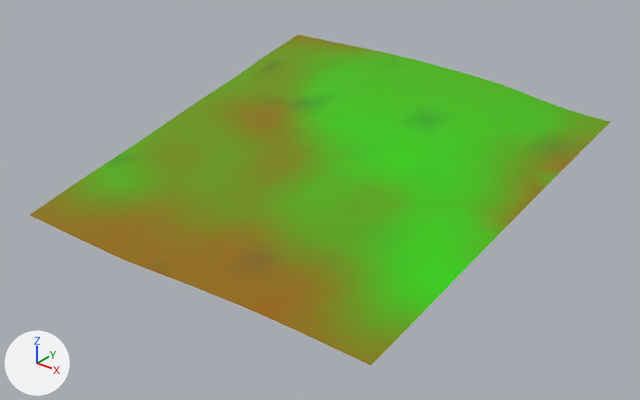
Two versions of the glTF model games/yorimichi/assets/belmonte/meshes/SM_BM_BT_Terrain_7_2.glb, one commit apart.
The view is the same before and after, from a 50 mm lens placed at (1208.0, -355.0, 224.0), pointed at (900.0, 29.0, -14.0). Arrows for +X, +Y and +Z are at lower left; the lights stay in place. The older version comes first.

Script lines for the objects in view, before the commit:
```python
me_sm_bt_terrain_7_2 = bpy.data.meshes.new('SM_BT_Terrain_7_2')
me_sm_bt_terrain_7_2.from_pydata(...)  # 534 vertices, 976 faces; spans x 768.0..1024.0, y -88.0..168.0, z -20.0..38.0
me_sm_bt_terrain_7_2.materials.append(mat_bm_000_m_terrain_051)
ob_sm_bm_bt_terrain_7_2 = bpy.data.objects.new('SM_BM_BT_Terrain_7_2', me_sm_bt_terrain_7_2)
ob_sm_bm_bt_terrain_7_2.location = (0.0, 0.0, 0.0)
```
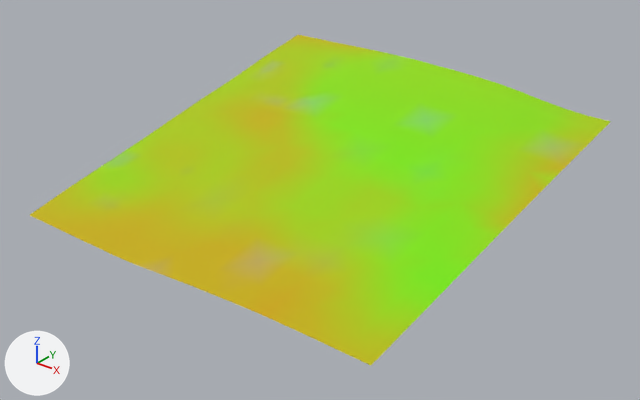
Location of each change, [x1, y1, x2, y2] in pixels of the pictures (640 x 400 px):
part 1 of me_sm_bt_terrain_7_2, recoloured (lighter): [81, 50, 610, 332] in both
part 2 of me_sm_bt_terrain_7_2, recoloured: [30, 35, 577, 365] in both
part 3 of me_sm_bt_terrain_7_2, recoloured: [61, 41, 610, 365] in both

What the commit changed:
me_sm_bt_terrain_7_2 has 534 vertices, 976 faces and spans x 768.0..1024.0, y -88.0..168.0, z -20.0..38.0.
me_sm_bt_terrain_7_2 is used by ob_sm_bm_bt_terrain_7_2; location (0.0, 0.0, 0.0).
me_sm_bt_terrain_7_2 part 1: 384 faces centred in x 770.0..1018.0, y -62.0..165.0, z -11.0..38.0 are repainted in the vertex colours; the middle colour goes from green #4bb100 to green #94d900.
me_sm_bt_terrain_7_2 part 2: 190 faces centred in x 770.0..1018.0, y -86.0..165.0, z -20.0..37.0 are repainted in the vertex colours; the middle colour goes from yellow #897500 to yellow #c2b400.
me_sm_bt_terrain_7_2 part 3: 402 faces centred in x 770.0..1018.0, y -78.0..165.0, z -14.0..38.0 are repainted in the vertex colours; the middle colour goes from green #6c9200 to yellow #aec700.
